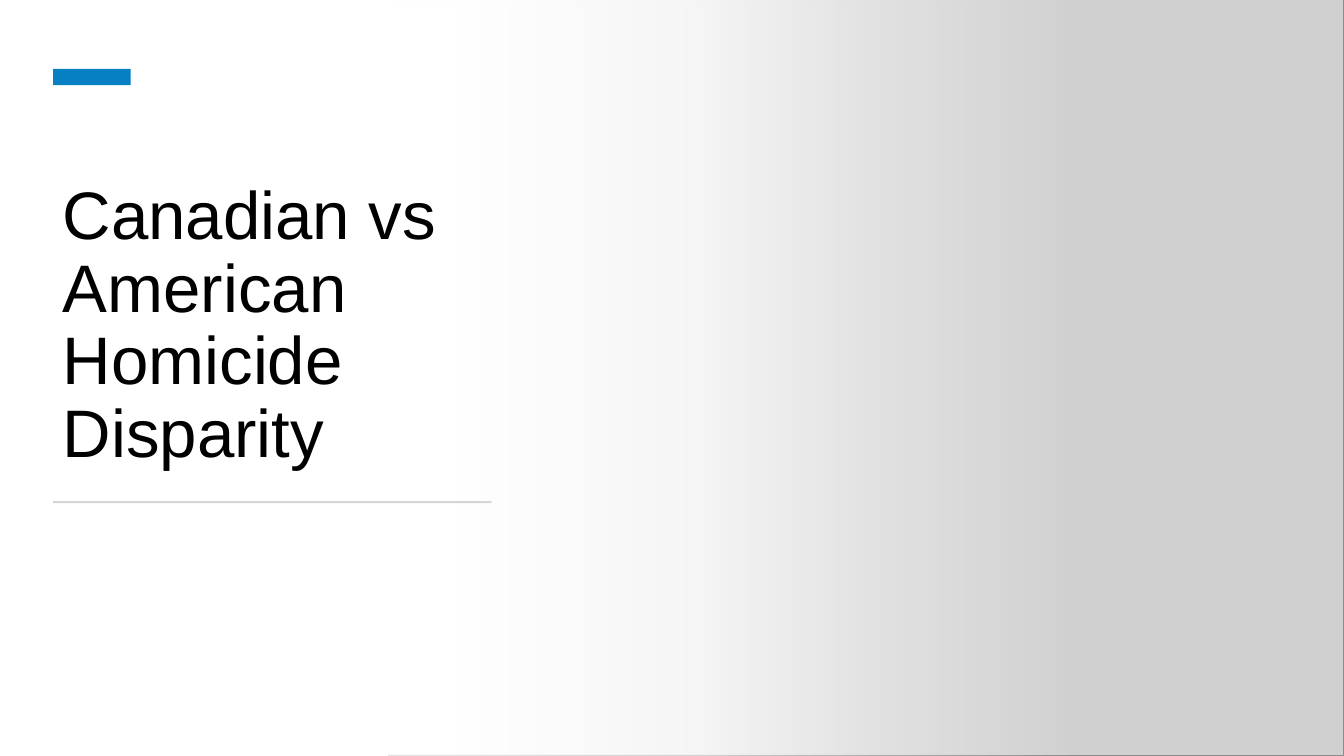
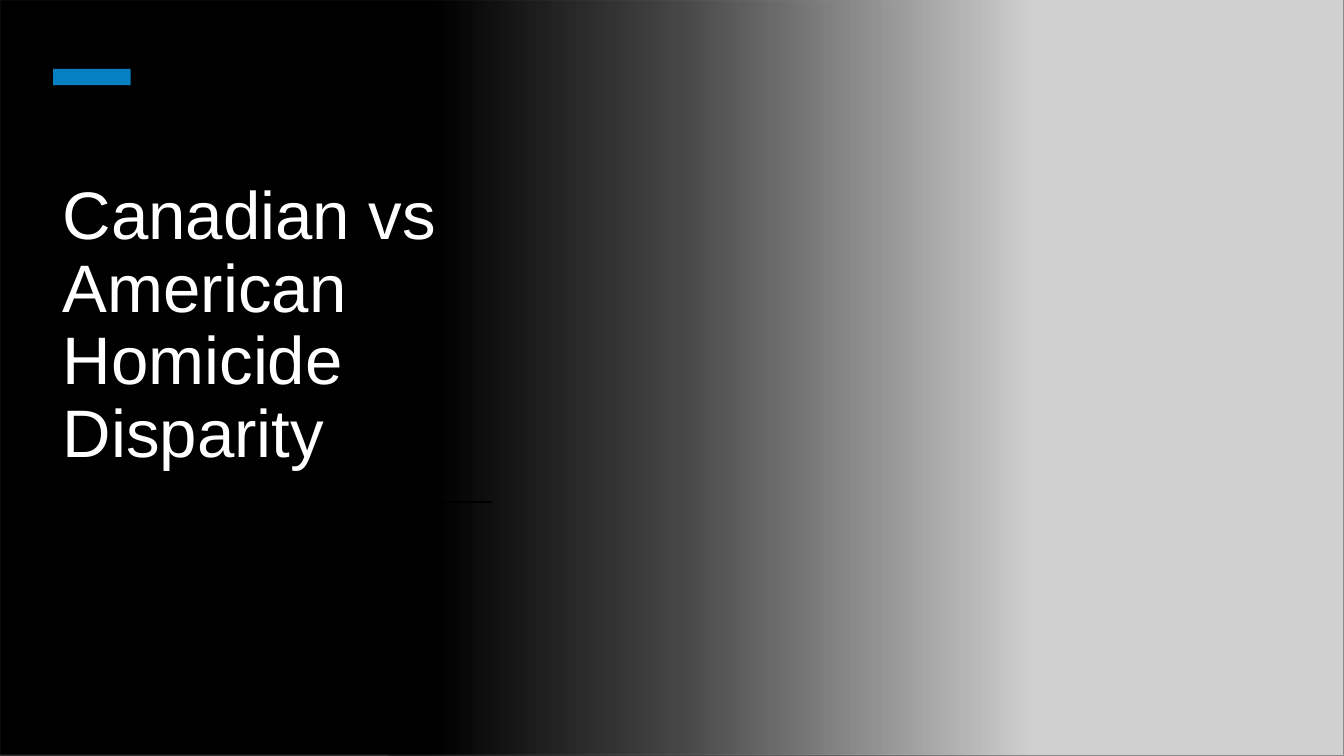
Before and after one commit to dustinhwhite/EDA-Project, a slide deck: slide 3 of Gun_Violence_EDA.pptx. Drawn at 1344x756 pixels with LibreOffice and Linux fonts; fonts in the diff are those of the drawing; grey boxes stand for pictures. Boxes give left, top, right and bottom in pixels: in the first picture for what was removed or moved away, otherwise in the second. Text is boxed around its words. In the diff, an @@ line names an element or a change of style, - is before the commit and + after.

```diff
--- a/Gun_Violence_EDA.pptx
+++ b/Gun_Violence_EDA.pptx
@@ rectangle: place and size @@
-rectangle at box(0, 0, 1076, 756)
+rectangle at box(0, 0, 1029, 756)
@@ rectangle at box(0, 0, 1029, 756): fill gradient #FFFFFF to gradient #000000 @@
@@ text "Canadian vs American Homicide Disparity" at box(63, 190, 436, 470): text colour #000000 to #FFFFFF @@
@@ rectangle at box(53, 501, 492, 503): fill #D5D5D5 to #000000 @@
```
Also in this commit, not shown: 3 other slides changed.
